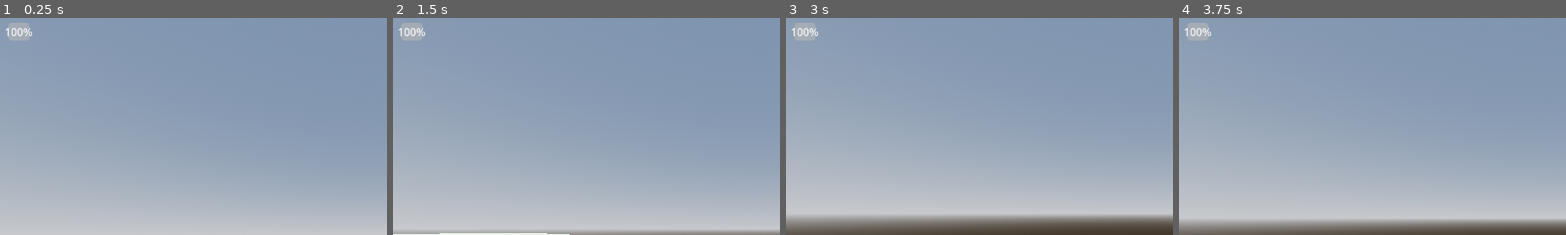
Above: before the commit, frames 1-4 (left to right).
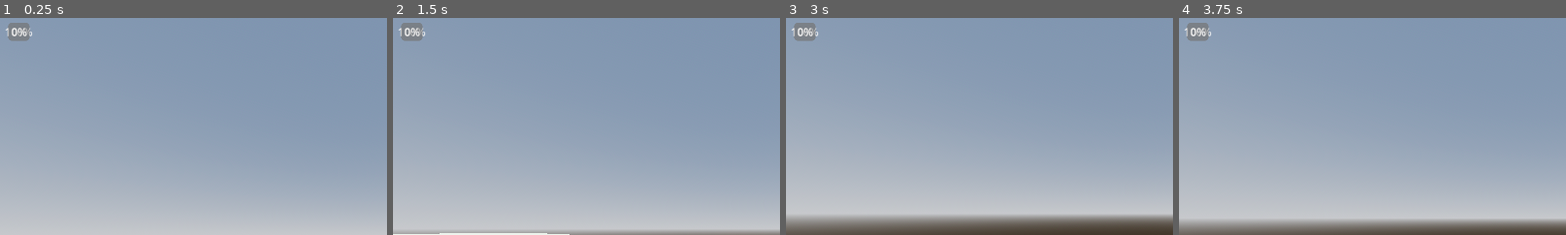
Above: after the commit, the same moments.

Repository: lungcollapser/record
Game: Godot game, scene res://scenes/world.tscn
The game is run twice, just before and just after one commit, with the same random seed, the same clock (stepped at 60 frames per second) and the same inputs.
Inputs (mouse positions are % of the whole screen's width and height, from its top left):
- Up to frame 1 (0.25 s): no input
- Up to frame 2 (1.5 s): tap Enter (ui_accept) at 0.5, 0.77 s; move the mouse to (55, 50) at 0.52 s; hold W (forward) from 0.53 s (still down); tap R (grind) at 0.6 s; move the mouse to (45, 50) at 1.27 s; tap Ctrl (crouch) at 1.35 s
- Up to frame 3 (3 s): keep holding W (forward); tap Enter (ui_accept) at 1.52 s; tap R (grind) at 1.55, 2.1 s; move the mouse to (52, 48) at 2.02 s; move the mouse to (49, 52) at 2.77 s; tap E (interact) at 2.85 s
- Up to frame 4 (3.75 s): keep holding W (forward); tap Enter (ui_accept) at 3.02, 3.5 s; tap R (grind) at 3.05 s; move the mouse to (57, 51) at 3.52 s; hold Shift (sprint) from 3.53 s (still down)
The pictures show only the part of the screen within x 1-51%, y 0-50%; the shares and areas given below are measured in that part.

The runs differ from the first frame. In frame 1, 0.4% of the frame differs, in the area x 2-8%, y 2-11%; in frame 2, 0.4%; in frame 3, 0.4%; in frame 4, 0.4%.

Commit message:
queue free

Diff:
--- a/scenes/human_recepticle.gd
+++ b/scenes/human_recepticle.gd
@@ -3,4 +3,3 @@
 func _on_body_shape_entered(body_rid: RID, body: Node, body_shape_index: int, local_shape_index: int):
 	if body.is_in_group("Bussin"):
 		body.queue_free()
-	print("test")
--- a/scenes/player_ui.tscn
+++ b/scenes/player_ui.tscn
@@ -24,3 +24,6 @@
 [node name="StaminaBar" type="ProgressBar" parent="MarginContainer"]
 layout_mode = 2
 value = 100.0
+
+[node name="BloodBar" type="ProgressBar" parent="MarginContainer"]
+layout_mode = 2
--- a/scripts/dead_body.gd
+++ b/scripts/dead_body.gd
@@ -1,7 +1 @@
 extends RigidBody3D
-
-
-@onready var collision_shape = $CollisionShape3D
-
-func grind_body(body):
-	queue_free()
